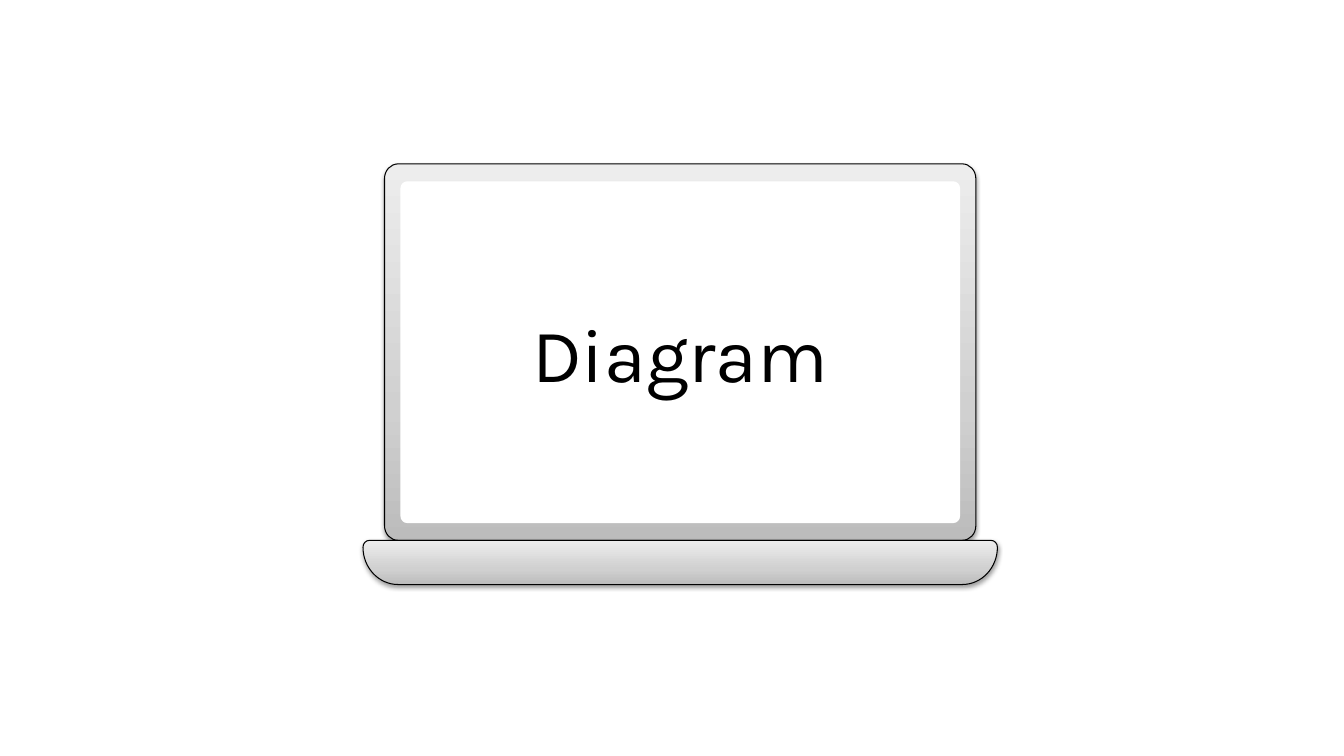
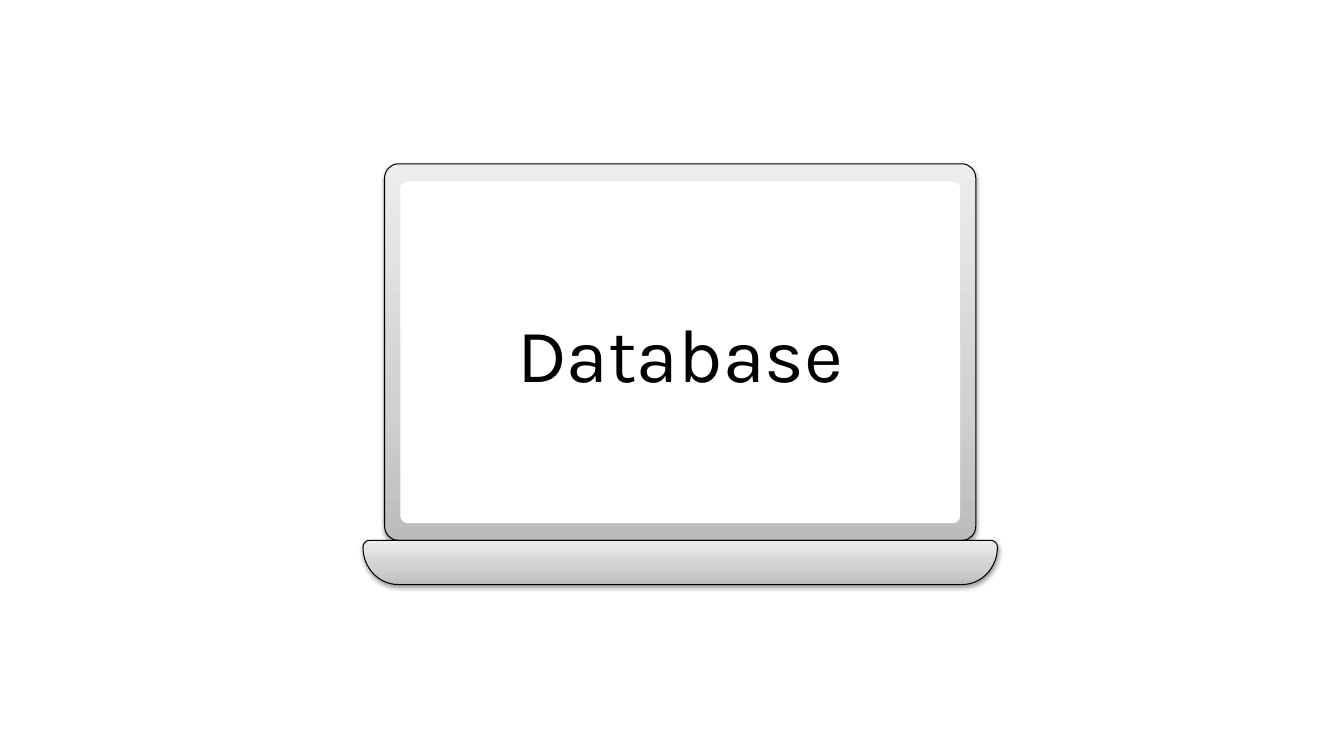
Before and after one commit to Kuunna/Mentorship_Program, a slide deck: slide 16 of Daily_dev Challenge/Daily_dev challenge.pptx. Drawn at 1344x756 pixels with LibreOffice and Linux fonts; fonts in the diff are those of the drawing. Boxes give left, top, right and bottom in pixels: in the first picture for what was removed or moved away, otherwise in the second. Text is boxed around its words. In the diff, an @@ line names an element or a change of style, - is before the commit and + after.

Commit message:
update 27.09.2024

```diff
--- a/Daily_dev Challenge/Daily_dev challenge.pptx
+++ b/Daily_dev Challenge/Daily_dev challenge.pptx
@@ text at <box>517,330,843,383</box>: text changed @@
-Diagram
+Database
```
Also in this commit, not shown: 1 slide added, 1 slide removed.
